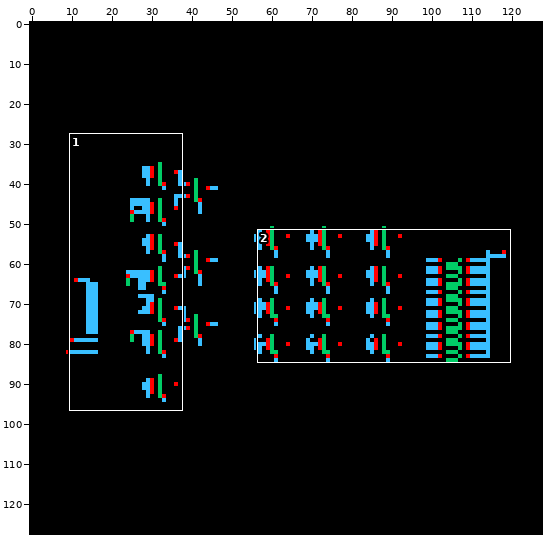
Sprite sheet -- RSHFT_16bit/schematic/thumbnail_128x128.png. Above: a wide view before the commit, with the close-up outlined.
Close-up. Before:
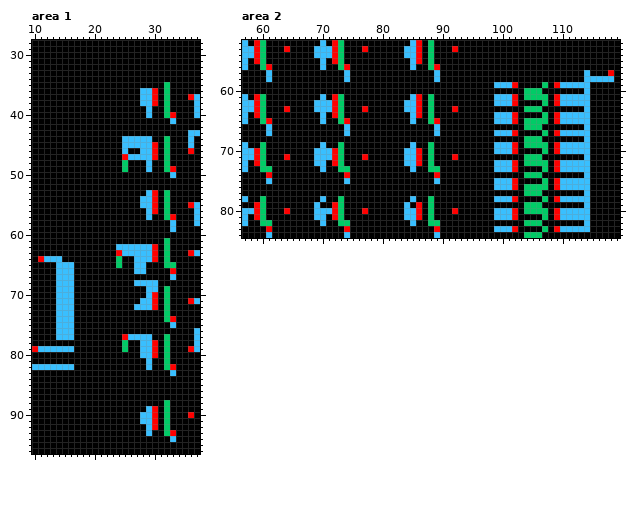
The file is 128x128 pixels. Shown: area 1: x 10..37, y 28..96; area 2: x 57..119, y 52..84.
New version:
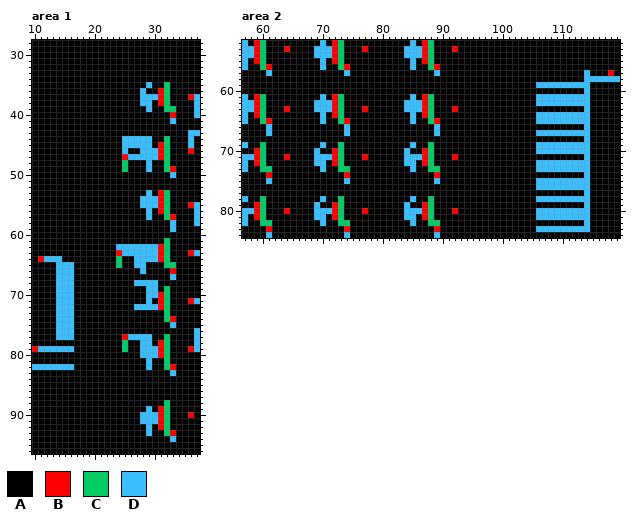
Palette (. is transparent): A #000000  B #ff0000  C #00cc66  D #39bfff
Change:
Area 1:
y 35: x 29 A -> D
y 36: x 29..31 DBA -> AAB
y 37: x 30..31 BA -> DB
y 38: x 30..31 BA -> AB
y 39: x 33 A -> C
y 40: x 29 D -> A; x 32 C -> A
y 45: x 30..31 BA -> AB
y 46..47: x 30..31 BA -> DB
y 53: x 30..31 BA -> AB
y 54..55: x 30..31 BA -> DB
y 56: x 30..31 BA -> AB
y 62..64: x 30..31 BA -> DB
y 66: x 27 D -> A
y 70: x 30..31 BA -> DB
y 71: x 28 D -> A; x 30..31 BA -> AB
y 72: x 30..31 BA -> DB
y 78: x 30..31 BA -> AB
y 79..80: x 30..31 BA -> DB
y 89: x 30..31 BA -> AB
y 90..91: x 30..31 BA -> DB
y 92: x 30..31 BA -> AB
Area 2:
y 52: x 86..87 BA -> AB
y 53..54: x 86..87 BA -> DB
y 55: x 86..87 BA -> AB
y 58: x 61 D -> A; x 74 D -> A; x 89 D -> A; x 119 A -> D
y 59: x 99..102 DDDB -> AAAA; x 106..109 ACAB -> DDDD
y 60: x 104..106 CCC -> AAA
y 61: x 86..87 BA -> AB; x 99..102 DDDB -> AAAA; x 104..109 CCCCAB -> AADDDD
y 62: x 86..87 BA -> DB; x 99..102 DDDB -> AAAA; x 106..109 ACAB -> DDDD
y 63: x 86..87 BA -> DB; x 104..106 CCC -> AAA
y 64: x 86..87 BA -> AB; x 99..102 DDDB -> AAAA; x 106..109 ACAB -> DDDD
y 65: x 99..102 DDDB -> AAAA; x 104..109 CCCCAB -> AADDDD
y 66: x 104..106 CCC -> AAA
y 67: x 99..102 DDDB -> AAAA; x 106..109 ACAB -> DDDD
y 68: x 104..106 CCC -> AAA
y 69: x 99..102 DDDB -> AAAA; x 104..109 CCCCAB -> AADDDD
y 70: x 57..58 DD -> AA; x 70..71 DD -> AA; x 85..87 DBA -> AAB; x 99..102 DDDB -> AAAA; x 106..109 ACAB -> DDDD
y 71: x 86..87 BA -> DB; x 104..106 CCC -> AAA
y 72: x 86..87 BA -> AB; x 99..102 DDDB -> AAAA; x 104..109 CCCCAB -> AADDDD
y 73: x 99..102 DDDB -> AAAA; x 106..109 ACAB -> DDDD
y 74: x 104..106 CCC -> AAA
y 75: x 99..102 DDDB -> AAAA; x 106..109 ACAB -> DDDD
y 76: x 99..102 DDDB -> AAAA; x 104..109 CCCCAB -> AADDDD
y 77: x 104..106 CCC -> AAA
y 78: x 99..102 DDDB -> AAAA; x 106..109 ACAB -> DDDD
y 79: x 86..87 BA -> AB; x 104..106 CCC -> AAA
y 80: x 86..87 BA -> DB; x 99..102 DDDB -> AAAA; x 104..109 CCCCAB -> AADDDD
y 81: x 86..87 BA -> AB; x 99..102 DDDB -> AAAA; x 106..109 ACAB -> DDDD
y 82: x 104..106 CCC -> AAA
y 83: x 99..102 DDDB -> AAAA; x 106..109 ACAB -> DDDD
y 84: x 104..106 CCC -> AAA
